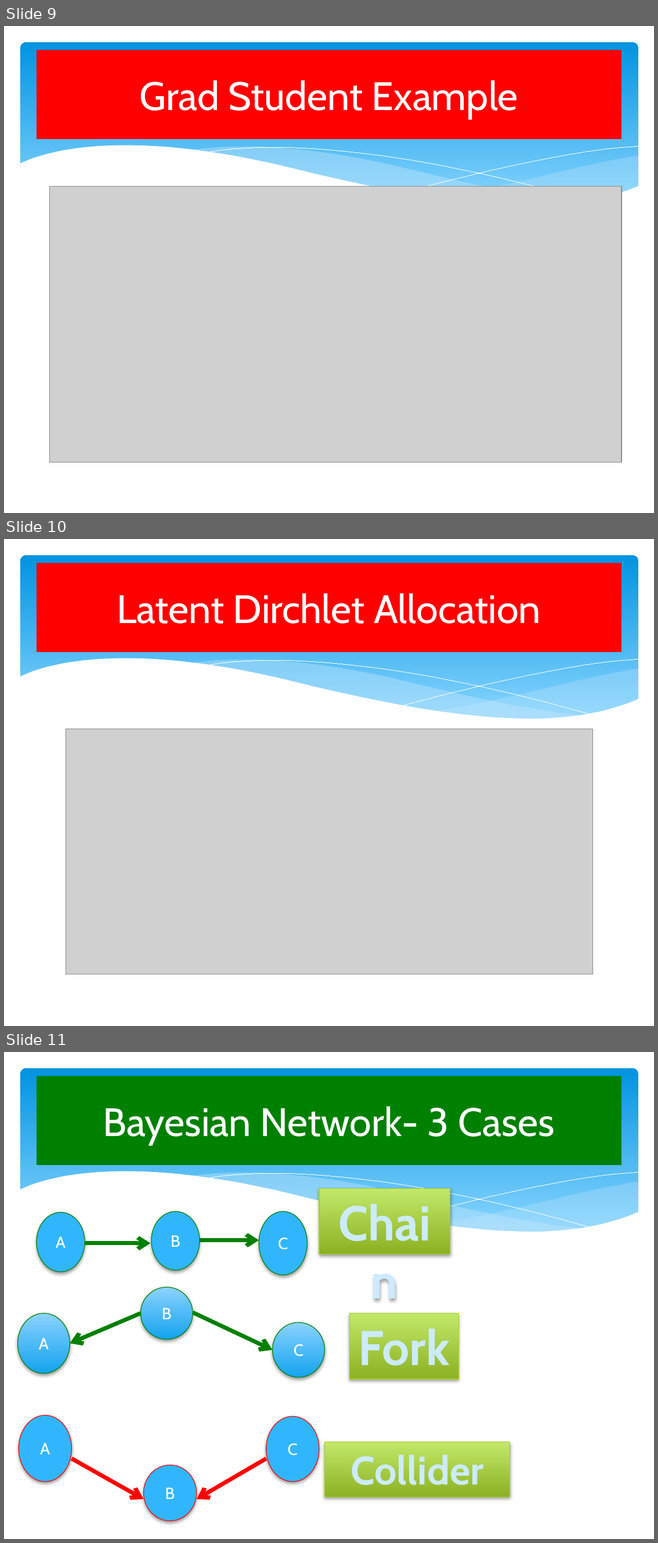
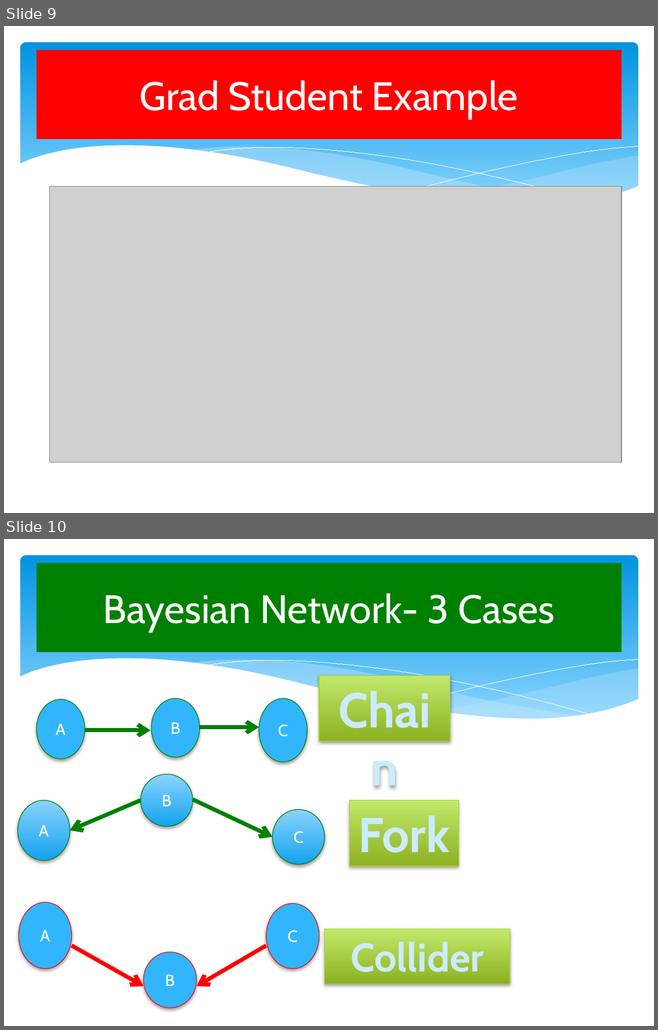
Before and after one commit to LeJit/DSSGLearningLunch, a slide deck: Causation.pptx. Shown one above the other, each under a label of ours: slides 9, 10 and 11 before the commit, slides 9 and 10 after it. The pictures are 658x1543 and 658x1030 pixels, drawn with LibreOffice and Linux fonts; fonts in the diff are those of the drawing; grey boxes stand for pictures. Boxes give left, top, right and bottom in pixels: in the first picture for what was removed or moved away, otherwise in the second. Text is boxed around its words. In the diff, an @@ line names an element or a change of style, - is before the commit and + after.

```diff
--- a/Causation.pptx
+++ b/Causation.pptx
@@ slide 10 removed at (4, 539, 654, 1026), background #FFFFFF; not listed: 6 template elements that a slide beside it also shows @@
@@ title removed at (36, 563, 621, 652) @@
-Latent Dirchlet Allocation
@@ picture removed at (65, 729, 592, 974) @@
@@ what was slide 11 is now slide 10 @@
```
Also in this commit, not shown: 4 slides changed, 1 other file.
